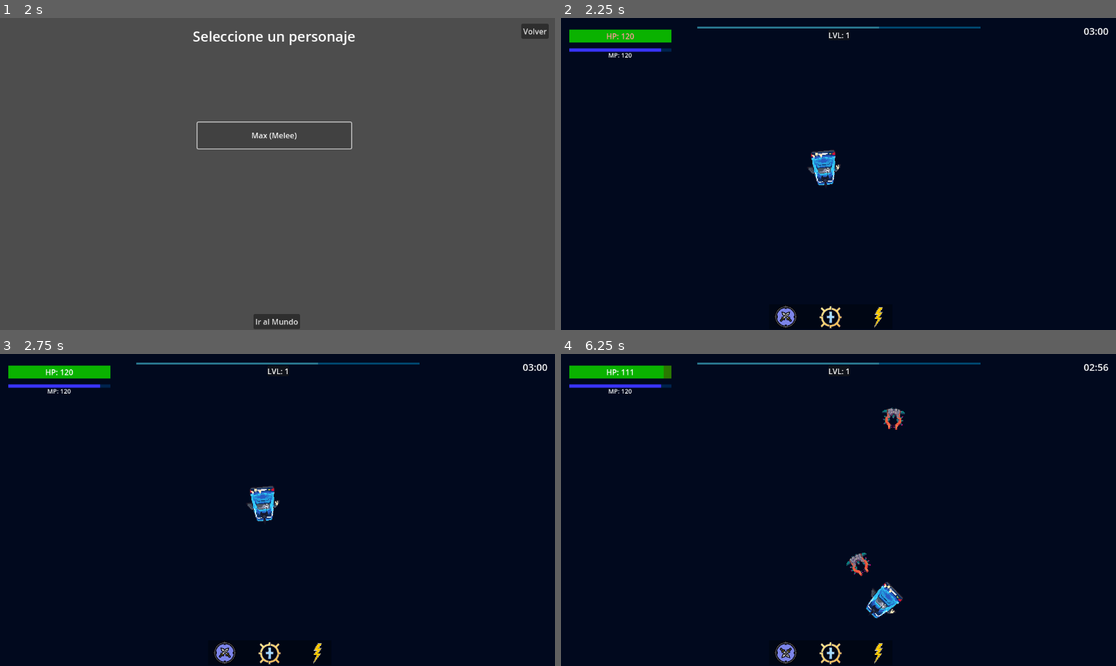
Above: before the commit, frames 1-4 (two rows, left to right).
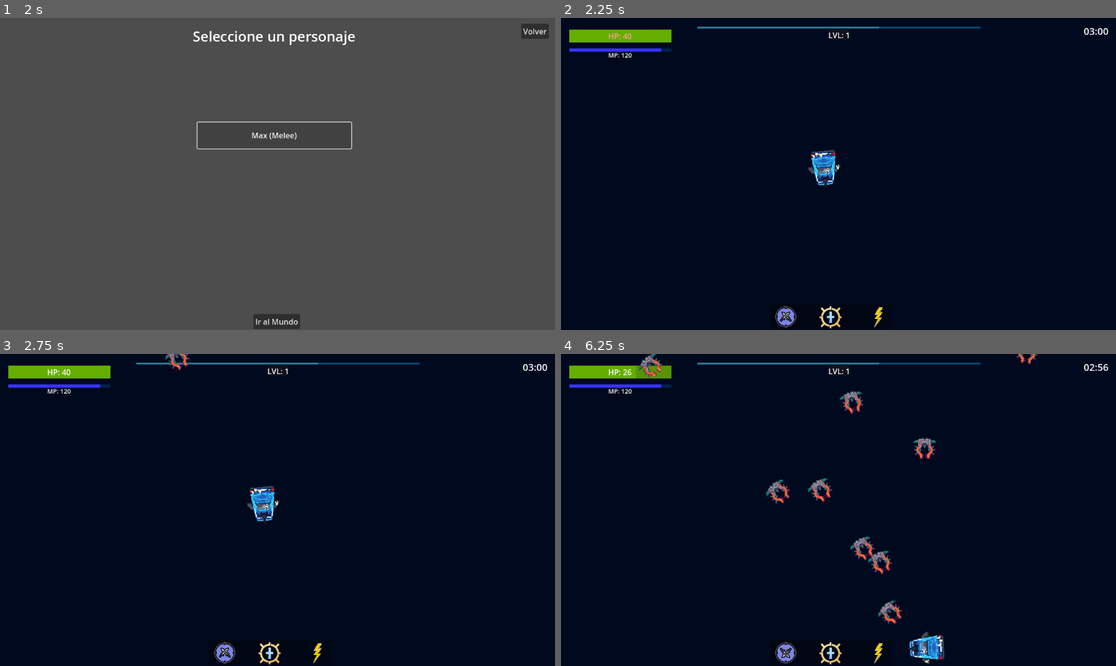
Above: after the commit, the same moments.

Repository: bkerz/VoidShips
Game: Godot game, scene res://Scenes/GUI_UI/MainUI/mainMenu.tscn
The game is run twice, just before and just after one commit, with the same random seed, the same clock (stepped at 60 frames per second) and the same inputs. The engine's default icon, where the game draws it, is replaced by a stand-in: a white triangle on a blue panel in a dark square.
Inputs (mouse positions are in pixels of both pictures, inside the frame that each line leads up to):
- Up to frame 1 (2 s): click "Jugar" at 0.5 s; click "Max (Melee)" at 1.25 s
- Up to frame 2 (2.25 s): click "Ir al Mundo" at 2 s
- Up to frame 3 (2.75 s): no input
- Up to frame 4 (6.25 s): click (788, 653) at 2.75 s; click (832, 653) at 3.5 s; click (877, 653) at 4.25 s; click (788, 653) at 5 s; click (832, 653) at 5.75 s

Frame 1 is identical in both runs. In frame 2, 0.8% of the frame differs, in the area x 1-20%, y 3-8%; in frame 3, 0.9%; in frame 4, 3.1%, in the area x 1-86%, y 0-100%.

Commit message:
BasicEnemyFeedBackProgress

Diff:
--- a/Scenes/Enemies/MineEnemy/enemyShipMine.tscn
+++ b/Scenes/Enemies/MineEnemy/enemyShipMine.tscn
@@ -12,6 +12,43 @@
 
 [sub_resource type="CircleShape2D" id="CircleShape2D_k0b3v"]
 radius = 8.34
+
+[sub_resource type="Animation" id="Animation_35l3l"]
+resource_name = "takeDamage"
+length = 0.3
+tracks/0/type = "value"
+tracks/0/imported = false
+tracks/0/enabled = true
+tracks/0/path = NodePath("Sprite2D:modulate")
+tracks/0/interp = 1
+tracks/0/loop_wrap = true
+tracks/0/keys = {
+"times": PackedFloat32Array(0, 0.1, 0.2, 0.3),
+"transitions": PackedFloat32Array(1, 1, 1, 1),
+"update": 0,
+"values": [Color(0.721569, 0, 0.0705882, 1), Color(1, 1, 1, 1), Color(0.737255, 0, 0.054902, 1), Color(1, 1, 1, 1)]
+}
+
+[sub_resource type="Animation" id="Animation_owflp"]
+length = 0.001
+tracks/0/type = "value"
+tracks/0/imported = false
+tracks/0/enabled = true
+tracks/0/path = NodePath("Sprite2D:modulate")
+tracks/0/interp = 1
+tracks/0/loop_wrap = true
+tracks/0/keys = {
+"times": PackedFloat32Array(0),
+"transitions": PackedFloat32Array(1),
+"update": 0,
+"values": [Color(1, 1, 1, 1)]
+}
+
+[sub_resource type="AnimationLibrary" id="AnimationLibrary_ytj6p"]
+_data = {
+"RESET": SubResource("Animation_owflp"),
+"takeDamage": SubResource("Animation_35l3l")
+}
 
 [node name="SlimeEnemy" type="CharacterBody2D"]
 scale = Vector2(3, 3)
@@ -29,9 +66,11 @@
 texture = ExtResource("2_66icg")
 
 [node name="CollisionShape2D" type="CollisionShape2D" parent="."]
+visible = false
 shape = SubResource("CircleShape2D_l6wtq")
 
 [node name="hitArea" type="Area2D" parent="."]
+visible = false
 collision_layer = 4
 collision_mask = 0
 script = ExtResource("3_tnmgw")
@@ -41,6 +80,7 @@
 debug_color = Color(0.815686, 0.403922, 0, 0.419608)
 
 [node name="atkArea" type="Area2D" parent="."]
+visible = false
 collision_layer = 0
 collision_mask = 16
 
@@ -48,4 +88,14 @@
 shape = SubResource("CircleShape2D_k0b3v")
 debug_color = Color(0.65098, 0.00392157, 0, 0.419608)
 
+[node name="slowMovement" type="Timer" parent="."]
+wait_time = 0.4
+one_shot = true
+
+[node name="animationEnemy" type="AnimationPlayer" parent="."]
+libraries = {
+"": SubResource("AnimationLibrary_ytj6p")
+}
+
 [connection signal="area_entered" from="atkArea" to="." method="_on_atk_area_area_entered"]
+[connection signal="timeout" from="slowMovement" to="." method="_on_slow_movement_timeout"]
--- a/Scenes/Enemies/MineEnemy/enemy_Ship_MineScript.gd
+++ b/Scenes/Enemies/MineEnemy/enemy_Ship_MineScript.gd
@@ -60,3 +60,7 @@
 func _on_atk_area_area_entered(area):
 	randomizarRangoAtaque()
 	area.takeDamage(ataqueFinal,$".".position)
+
+
+func _on_slow_movement_timeout():
+	velocidadFinal = velocidadFinal + 75
--- a/Scenes/Enemies/MineEnemy/hitAreaScript.gd
+++ b/Scenes/Enemies/MineEnemy/hitAreaScript.gd
@@ -10,3 +10,6 @@
 	else:
 		$"..".vida = aux - damage
 		$"..".showDamage(damage,critic)
+		$"..".velocidadFinal = $"..".velocidadFinal - 75
+		$"../animationEnemy".play("takeDamage")
+		$"../slowMovement".start()
--- a/Scenes/EnemySpawner/enemy_spawner.tscn
+++ b/Scenes/EnemySpawner/enemy_spawner.tscn
@@ -6,6 +6,7 @@
 script = ExtResource("1_ux1rj")
 
 [node name="Timer" type="Timer" parent="."]
+wait_time = 0.3
 autostart = true
 
 [connection signal="timeout" from="Timer" to="." method="_on_timer_timeout"]
--- a/Scenes/GUI_UI/PlayerGUI/playerUI.tscn
+++ b/Scenes/GUI_UI/PlayerGUI/playerUI.tscn
@@ -9,10 +9,129 @@
 [sub_resource type="FontVariation" id="FontVariation_oxq5c"]
 
 [sub_resource type="StyleBoxFlat" id="StyleBoxFlat_o4tsg"]
-bg_color = Color(0.164706, 0.470588, 0, 1)
+bg_color = Color(0.337255, 0.584314, 0, 1)
 
 [sub_resource type="StyleBoxFlat" id="StyleBoxFlat_dulj6"]
-bg_color = Color(0.0235294, 0.729412, 0, 0.87451)
+bg_color = Color(0.4, 0.698039, 0, 0.87451)
+
+[sub_resource type="Animation" id="Animation_qxjqk"]
+resource_name = "yellow"
+length = 0.2
+tracks/0/type = "value"
+tracks/0/imported = false
+tracks/0/enabled = true
+tracks/0/path = NodePath("HP_Label/HP_Bar:theme_override_styles/fill:bg_color")
+tracks/0/interp = 1
+tracks/0/loop_wrap = true
+tracks/0/keys = {
+"times": PackedFloat32Array(0),
+"transitions": PackedFloat32Array(1),
+"update": 0,
+"values": [Color(0.615686, 0.611765, 0, 0.87451)]
+}
+tracks/1/type = "value"
+tracks/1/imported = false
+tracks/1/enabled = true
+tracks/1/path = NodePath("HP_Label/HP_Bar:theme_override_styles/background:bg_color")
+tracks/1/interp = 1
+tracks/1/loop_wrap = true
+tracks/1/keys = {
+"times": PackedFloat32Array(0),
+"transitions": PackedFloat32Array(1),
+"update": 0,
+"values": [Color(0.545098, 0.521569, 0, 1)]
+}
+
+[sub_resource type="Animation" id="Animation_3gc3r"]
+length = 0.001
+tracks/0/type = "value"
+tracks/0/imported = false
+tracks/0/enabled = true
+tracks/0/path = NodePath("HP_Label/HP_Bar:theme_override_styles/background:bg_color")
+tracks/0/interp = 1
+tracks/0/loop_wrap = true
+tracks/0/keys = {
+"times": PackedFloat32Array(0),
+"transitions": PackedFloat32Array(1),
+"update": 0,
+"values": [Color(0.337255, 0.584314, 0, 1)]
+}
+tracks/1/type = "value"
+tracks/1/imported = false
+tracks/1/enabled = true
+tracks/1/path = NodePath("HP_Label/HP_Bar:theme_override_styles/fill:bg_color")
+tracks/1/interp = 1
+tracks/1/loop_wrap = true
+tracks/1/keys = {
+"times": PackedFloat32Array(0),
+"transitions": PackedFloat32Array(1),
+"update": 0,
+"values": [Color(0.4, 0.698039, 0, 0.87451)]
+}
+
+[sub_resource type="Animation" id="Animation_fjc2p"]
+resource_name = "green"
+length = 0.01
+tracks/0/type = "value"
+tracks/0/imported = false
+tracks/0/enabled = true
+tracks/0/path = NodePath("HP_Label/HP_Bar:theme_override_styles/background:bg_color")
+tracks/0/interp = 1
+tracks/0/loop_wrap = true
+tracks/0/keys = {
+"times": PackedFloat32Array(0),
+"transitions": PackedFloat32Array(1),
+"update": 0,
+"values": [Color(0.337255, 0.584314, 0, 1)]
+}
+tracks/1/type = "value"
+tracks/1/imported = false
+tracks/1/enabled = true
+tracks/1/path = NodePath("HP_Label/HP_Bar:theme_override_styles/fill:bg_color")
+tracks/1/interp = 1
+tracks/1/loop_wrap = true
+tracks/1/keys = {
+"times": PackedFloat32Array(0),
+"transitions": PackedFloat32Array(1),
+"update": 0,
+"values": [Color(0.4, 0.698039, 0, 0.87451)]
+}
+
+[sub_resource type="Animation" id="Animation_3e6f8"]
+resource_name = "red"
+length = 0.01
+tracks/0/type = "value"
+tracks/0/imported = false
+tracks/0/enabled = true
+tracks/0/path = NodePath("HP_Label/HP_Bar:theme_override_styles/background:bg_color")
+tracks/0/interp = 1
+tracks/0/loop_wrap = true
+tracks/0/keys = {
+"times": PackedFloat32Array(0),
+"transitions": PackedFloat32Array(1),
+"update": 0,
+"values": [Color(0.52549, 0.00392157, 0, 1)]
+}
+tracks/1/type = "value"
+tracks/1/imported = false
+tracks/1/enabled = true
+tracks/1/path = NodePath("HP_Label/HP_Bar:theme_override_styles/fill:bg_color")
+tracks/1/interp = 1
+tracks/1/loop_wrap = true
+tracks/1/keys = {
+"times": PackedFloat32Array(0),
+"transitions": PackedFloat32Array(1),
+"update": 0,
+"values": [Color(0.756863, 0, 0.105882, 0.87451)]
+}
+
+[sub_resource type="AnimationLibrary" id="AnimationLibrary_b6021"]
+_data = {
+"RESET": SubResource("Animation_3gc3r"),
+"green": SubResource("Animation_fjc2p"),
+"red": SubResource("Animation_3e6f8"),
+"yellow": SubResource("Animation_qxjqk")
+}
 
 [sub_resource type="Animation" id="Animation_ra23y"]
 length = 0.001
@@ -54,7 +173,7 @@
 "times": PackedFloat32Array(0, 0.1, 0.2, 0.3),
 "transitions": PackedFloat32Array(1, 1, 1, 1),
 "update": 0,
-"values": [Vector2(22, 24), Vector2(10, 24), Vector2(18, 24), Vector2(17, 24)]
+"values": [Vector2(30, 24), Vector2(10, 24), Vector2(18, 24), Vector2(17, 24)]
 }
 tracks/1/type = "value"
 tracks/1/imported = false
@@ -138,9 +257,9 @@
 
 [node name="HP_Label" type="Label" parent="HudUI"]
 layout_mode = 0
-offset_left = 22.0
+offset_left = 17.0
 offset_top = 24.0
-offset_right = 234.0
+offset_right = 229.0
 offset_bottom = 51.0
 theme_override_colors/font_color = Color(1, 0, 0, 1)
 theme_override_fonts/font = SubResource("FontVariation_oxq5c")
@@ -166,6 +285,12 @@
 theme_override_styles/fill = SubResource("StyleBoxFlat_dulj6")
 max_value = 1000.0
 show_percentage = false
+
+[node name="turnColor" type="AnimationPlayer" parent="HudUI/HP_Label"]
+root_node = NodePath("../..")
+libraries = {
+"": SubResource("AnimationLibrary_b6021")
+}
 
 [node name="shakeHpBar" type="AnimationPlayer" parent="HudUI/HP_Label"]
 libraries = {
--- a/Scenes/GUI_UI/PlayerGUI/playerUIScript.gd
+++ b/Scenes/GUI_UI/PlayerGUI/playerUIScript.gd
@@ -2,6 +2,7 @@
 
 #Strings
 const liveLabelText= "HP: "
+const lifeMaxPJ= GLOBALMANAGER.playerMaxLife
 
 func _ready():
 	$HudUI/HP_Label/HP_Bar.max_value= GLOBALMANAGER.playerMaxLife
@@ -11,3 +12,13 @@
 	$HudUI/HP_Label/HP_Bar.set_value_no_signal(amount)
 	$HudUI/HP_Label.text = liveLabelText + str(amount)
 	$HudUI/HP_Label/shakeHpBar.play("shakeAnimation")
+	changeColorTo()
+
+func changeColorTo():
+	var aux
+	if $HudUI/HP_Label/HP_Bar.value >= (lifeMaxPJ/2):
+		$HudUI/HP_Label/turnColor.play("green")
+	if $HudUI/HP_Label/HP_Bar.value <= (lifeMaxPJ/2):
+		$HudUI/HP_Label/turnColor.play("yellow")
+	if $HudUI/HP_Label/HP_Bar.value <= (lifeMaxPJ/4):
+		$HudUI/HP_Label/turnColor.play("red")
--- a/Singletons/GLOBALMANAGER.gd
+++ b/Singletons/GLOBALMANAGER.gd
@@ -1,6 +1,6 @@
 extends Node
 
-const playerMaxLife= 120
+const playerMaxLife= 40
 const playerMaxVelocidad= 300
 const playerMaxAtaque= 20
 
Not shown: 1 places in Scenes/Enemies/MineEnemy/enemyShipMine.tscn that only renumber resources
Not shown: 1 places in Scenes/GUI_UI/PlayerGUI/playerUI.tscn that only renumber resources
